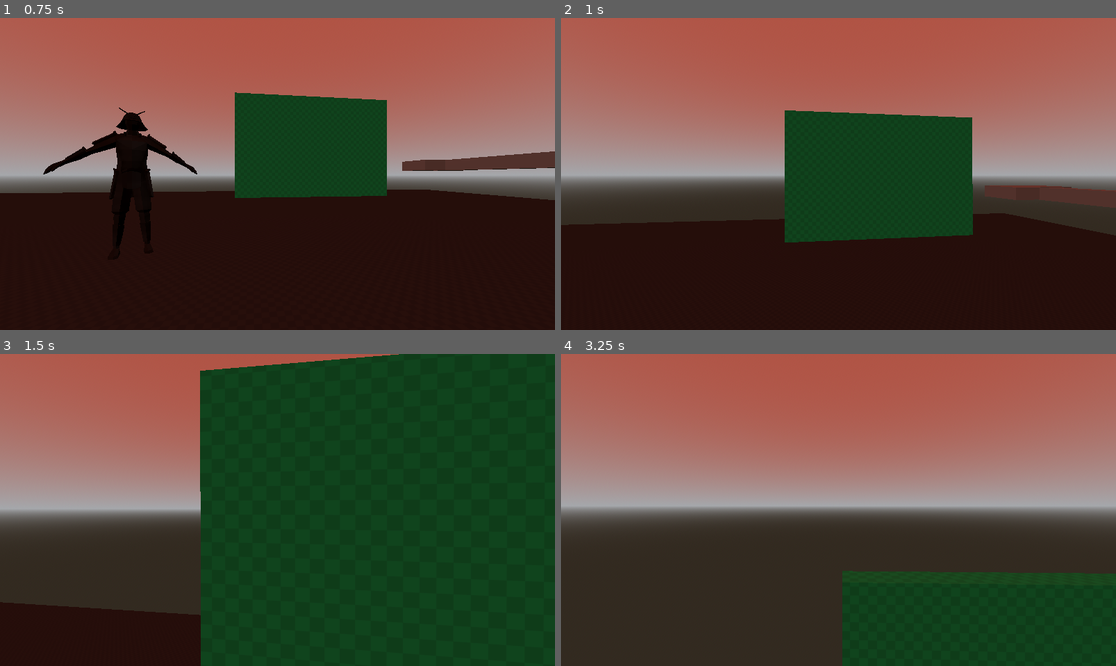
Above: before the commit, frames 1-4 (two rows, left to right).
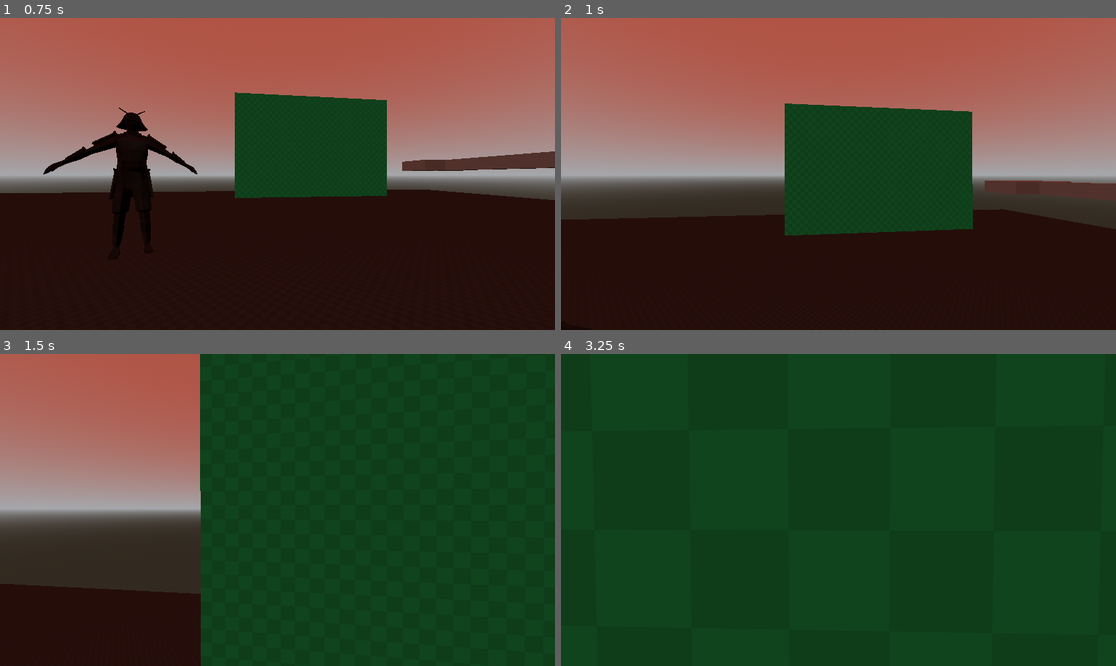
Above: after the commit, the same moments.

Repository: johnwdodge/pacmanninja
Game: Godot game, scene res://scenes/levels/test_level_2.tscn
Same seed, same stepped clock (60 frames per second), same inputs: the game is played once before the commit and once after it. This scene is started directly instead of the project's main scene.
Inputs (mouse positions are in pixels of both pictures, inside the frame that each line leads up to):
- Up to frame 1 (0.75 s): tap Enter at 0.5 s; move the mouse to (305, 174) at 0.52 s; hold W (move_forward) from 0.53 s (still down); hold Ctrl (crouch) from 0.53 s (still down)
- Up to frame 2 (1 s): keep holding W (move_forward); keep holding Ctrl (crouch); tap Space (jump) at 0.77 s
- Up to frame 3 (1.5 s): keep holding W (move_forward); move the mouse to (249, 510) at 1.27 s; release Ctrl (crouch) at 1.28 s; tap Shift (sprint) at 1.35 s
- Up to frame 4 (3.25 s): keep holding W (move_forward); tap Space (jump) at 1.52, 2, 3.02 s; move the mouse to (849, 503) at 2.02 s; hold Ctrl (crouch) 2.03-2.78 s; move the mouse to (832, 516) at 2.77 s; tap Shift (sprint) at 2.85 s

Frame 1 is identical in both runs. In frame 2, 2.9% of the frame differs, in the area x 0-100%, y 27-72%; in frame 3, 3.3%; in frame 4, 85%, in the area x 0-100%, y 0-100%.

Commit message:
fixed walljumping

Diff:
--- a/charcontrol.gd
+++ b/charcontrol.gd
@@ -7,13 +7,14 @@
 const DECEL: float = 14.0
 const MAX_SPEED: float = 15.0
 const CROUCH_SPEED: float = 2.5
-const JUMP_VELOCITY: float = 13.0
+const JUMP_VELOCITY: float = 11.0
 const MOUSE_SENSITIVITY: float = 0.002
 const MAX_LOOK_ANGLE: float = 89.0
 const SLIDE_DURATION: float = 5.0
 const SLIDE_SPEED: float = 20.0
 const DASH_SPEED: float = 35.0
 const DASH_DURATION: float = 0.15
+const WALL_LENIENCE: float = 0.1
 const HEAD_STAND_HEIGHT: float = 1.8
 const HEAD_CROUCH_HEIGHT: float = 1.0
 const WALL_JUMP_AWAY_FORCE: float = 6.0
@@ -21,16 +22,15 @@
 # ── References ────────────────────────────────────────
 @onready var _head: Node3D = $Head
 @onready var _camera: Camera3D = $Head/Camera
-@onready var _wall_checker: RayCast3D = $WallChecker
 @onready var _standing_collision: CollisionShape3D = $StandingCollision
 @onready var _crouching_collision: CollisionShape3D = $CrouchingCollision
-
 @onready var _hud: Node = $"../HUD"
 
 # ── State ─────────────────────────────────────────────
 var _gravity: float = ProjectSettings.get_setting("physics/3d/default_gravity")
 var _is_crouching: bool = false
 var _dash_timer: float = DASH_DURATION
+var _wall_timer: float = WALL_LENIENCE
 var _target_head_height: float = HEAD_STAND_HEIGHT
 var _trajectory: Vector3 = Vector3.ZERO
 var _direction: Vector3 = Vector3.ZERO
@@ -93,6 +93,7 @@
 	print("air state")
 
 	if is_on_wall_only():
+		_wall_timer = WALL_LENIENCE
 		_trajectory = get_slide_collision(0).get_normal()
 		change_state(State.wall)
 
@@ -124,14 +125,31 @@
 
 func _handle_wall_slide(delta) -> void:
 	print ("wall state")
+	var input_dir := Input.get_vector("move_left", "move_right", "move_forward", "move_back")
+	_direction = (transform.basis * Vector3(input_dir.x, 0, input_dir.y)).normalized()
 	if velocity.y < 0:
 		velocity.y = -1
-	else: _apply_gravity(delta)
+	else:
+		_apply_gravity(delta)
+
+	if is_on_wall_only():
+		_wall_timer = WALL_LENIENCE
+
+	if _direction:
+		velocity.x = lerp(velocity.x, _direction.x * MAX_SPEED, ACCEL * delta)
+		velocity.z = lerp(velocity.z, _direction.z * MAX_SPEED, ACCEL * delta)
+		if not is_on_wall_only():
+			_wall_timer -= delta
+
+	else:
+		_wall_timer -= delta
+
+	if _wall_timer <= 0:
+		change_state(State.idle)
+
 	if is_on_floor():
 		change_state(State.idle)
-	if Input.is_action_just_pressed("move_back") or Input.is_action_just_pressed("move_forward") or Input.is_action_just_pressed("move_left") or Input.is_action_just_pressed("move_right"):
-		await get_tree().create_timer(0.2).timeout
-		change_state(State.idle)
+
 	move_and_slide()
 
 
--- a/scenes/charcontrol.tscn
+++ b/scenes/charcontrol.tscn
@@ -17,8 +17,6 @@
 transform = Transform3D(1, 0, 0, 0, 1, 0, 0, 0, 1, 0, 0.501361, 0)
 shape = SubResource("SphereShape3D_ea30i")
 
-[node name="WallChecker" type="RayCast3D" parent="." unique_id=1521094724]
-
 [node name="Head" type="Node3D" parent="." unique_id=1678947778]
 
 [node name="Camera" type="Camera3D" parent="Head" unique_id=1395685839]
